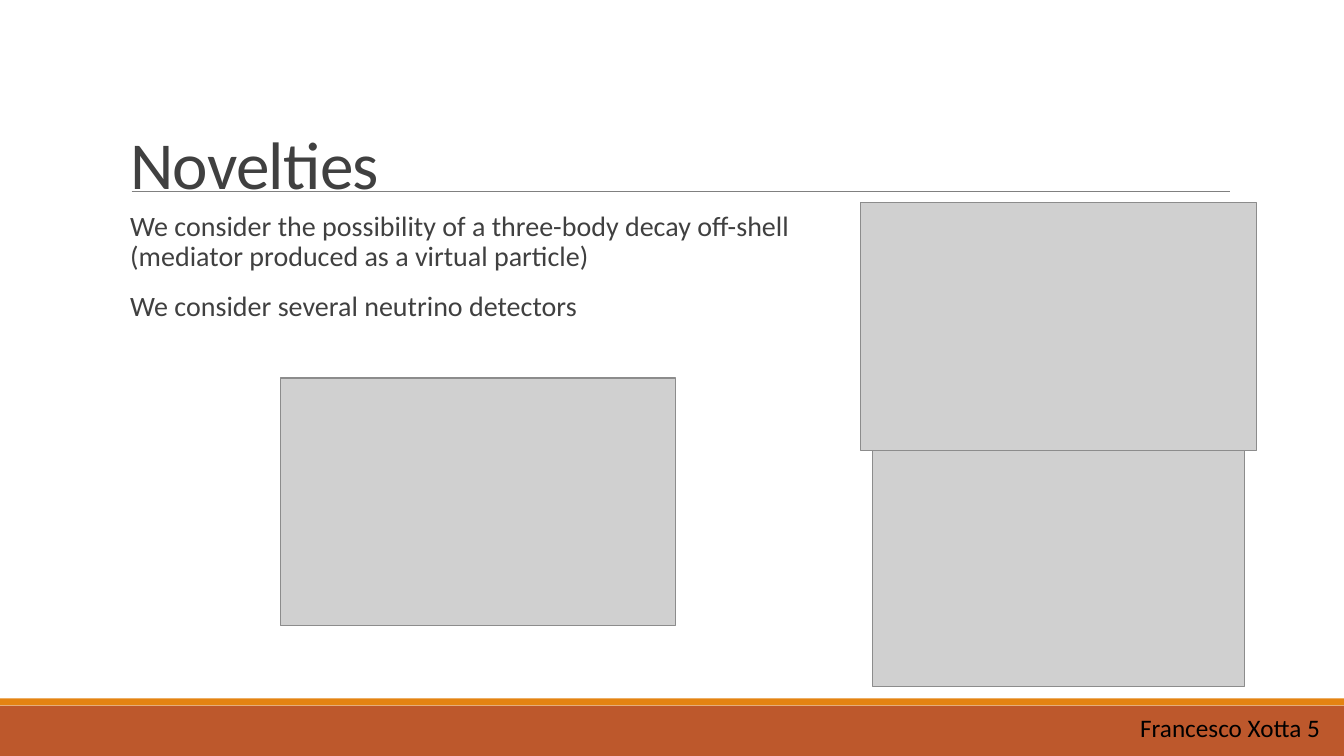
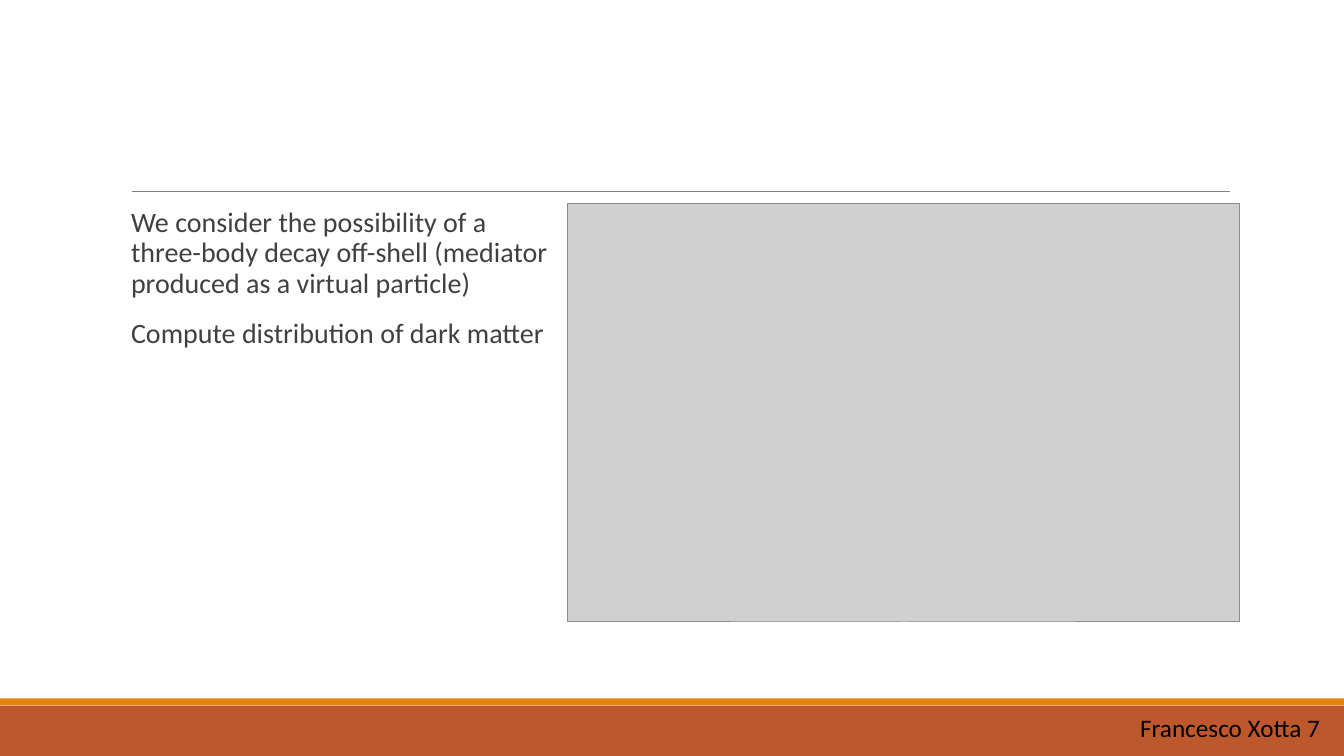
Before and after one commit to X0774/SimulationofGCE, a slide deck: slide 7 of Presentation.pptm (slide 5 before the commit). Drawn at 1344x756 pixels with LibreOffice and Linux fonts; fonts in the diff are those of the drawing; grey boxes stand for pictures. Boxes give left, top, right and bottom in pixels: in the first picture for what was removed or moved away, otherwise in the second. Text is boxed around its words. In the diff, an @@ line names an element or a change of style, - is before the commit and + after.

```diff
--- a/Presentation.pptm
+++ b/Presentation.pptm
@@ title removed at box(130, 142, 379, 192) @@
-Novelties
@@ picture added at box(568, 204, 1240, 622) @@
@@ picture removed at box(861, 203, 1258, 451) @@
@@ text at box(131, 323, 544, 348): text changed @@
-  We consider several neutrino detectors
+  Compute distribution of dark matter
@@ picture removed at box(280, 378, 676, 626) @@
@@ picture removed at box(873, 451, 1245, 687) @@
@@ text at box(1140, 721, 1320, 737): text changed @@
-Francesco Xotta 5
+Francesco Xotta 7
```
Also in this commit, not shown: 6 other slides changed, 6 slides added, 2 slides removed.
